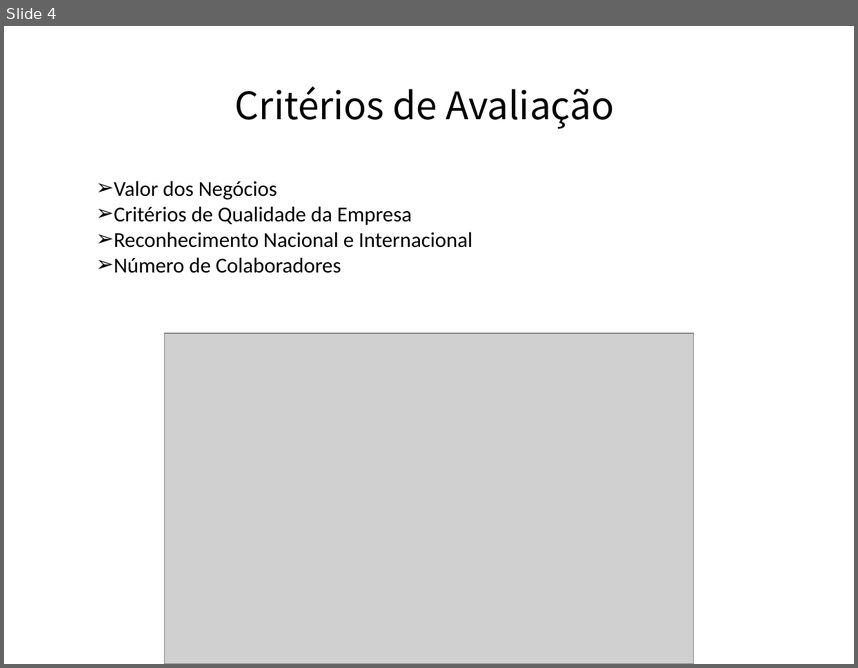
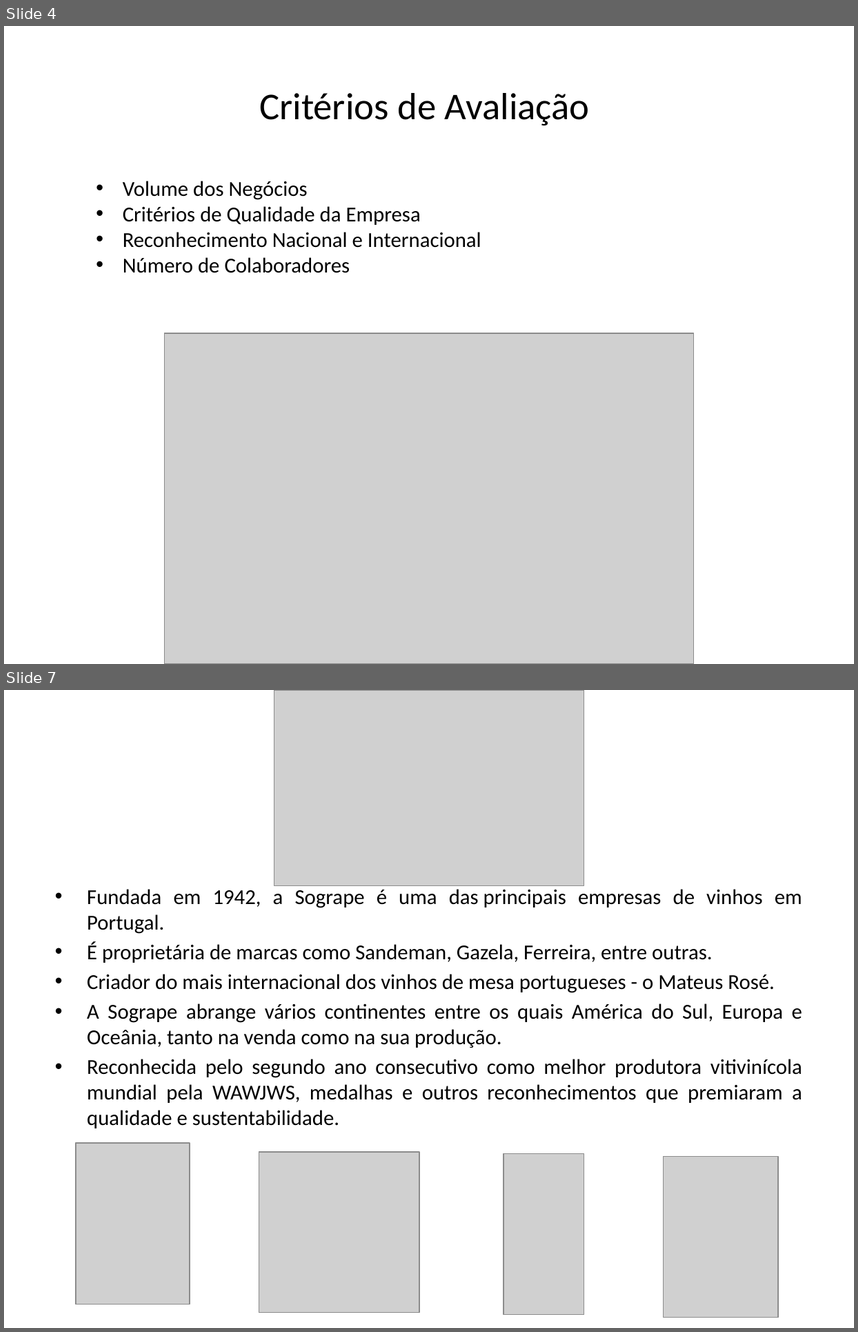
Before and after one commit to afonsoni/Micro-Projeto, a slide deck: 5 Principais Industrias Transformadoras do Porto.pptx. Shown one above the other, each under a label of ours: slide 4 before the commit, slides 4 and 7 after it; the slides between them are not shown. The pictures are 858x668 and 858x1332 pixels, drawn with LibreOffice and Linux fonts; fonts in the diff are those of the drawing; grey boxes stand for pictures; background and template pictures are left out. Boxes give left, top, right and bottom in pixels: in the first picture for what was removed or moved away, otherwise in the second. Text is boxed around its words. In the diff, an @@ line names an element or a change of style, - is before the commit and + after.

```diff
--- a/5 Principais Industrias Transformadoras do Porto.pptx
+++ b/5 Principais Industrias Transformadoras do Porto.pptx
@@ slide 7 added at (x1=4, y1=690, x2=854, y2=1328), background picture (left out) @@
@@ picture added at (x1=274, y1=690, x2=584, y2=885) @@
@@ text added at (x1=87, y1=889, x2=802, y2=1128), 18 pt, text #000000 @@
+• Fundada em 1942, a Sogrape é uma das principais empresas de vinhos em Portugal.
+• É proprietária de marcas como Sandeman, Gazela, Ferreira, entre outras.
+• Criador do mais internacional dos vinhos de mesa portugueses - o Mateus Rosé.
+• A Sogrape abrange vários continentes entre os quais América do Sul, Europa e Oceânia, tanto na venda como na sua produção.
+• Reconhecida pelo segundo ano consecutivo como melhor produtora vitivinícola mundial pela WAWJWS, medalhas e outros reconhecimentos que premiaram a qualidade e sustentabilidade.
@@ picture added at (x1=75, y1=1142, x2=190, y2=1303) @@
@@ picture added at (x1=259, y1=1152, x2=419, y2=1312) @@
@@ picture added at (x1=504, y1=1153, x2=584, y2=1314) @@
@@ picture added at (x1=664, y1=1156, x2=778, y2=1317) @@
@@ slide 4 changed as well @@
@@ title "Critérios de Avaliação" at (x1=259, y1=93, x2=590, y2=125): font Noto Sans CJK SC to Calibri @@
@@ text at (x1=123, y1=181, x2=308, y2=200): text changed @@
-➢ Valor dos Negócios
+• Volume dos Negócios
@@ text at (x1=123, y1=206, x2=481, y2=273): bullet ➢ to • @@
```
Also in this commit, not shown: 4 other slides changed, 5 other slides added.
